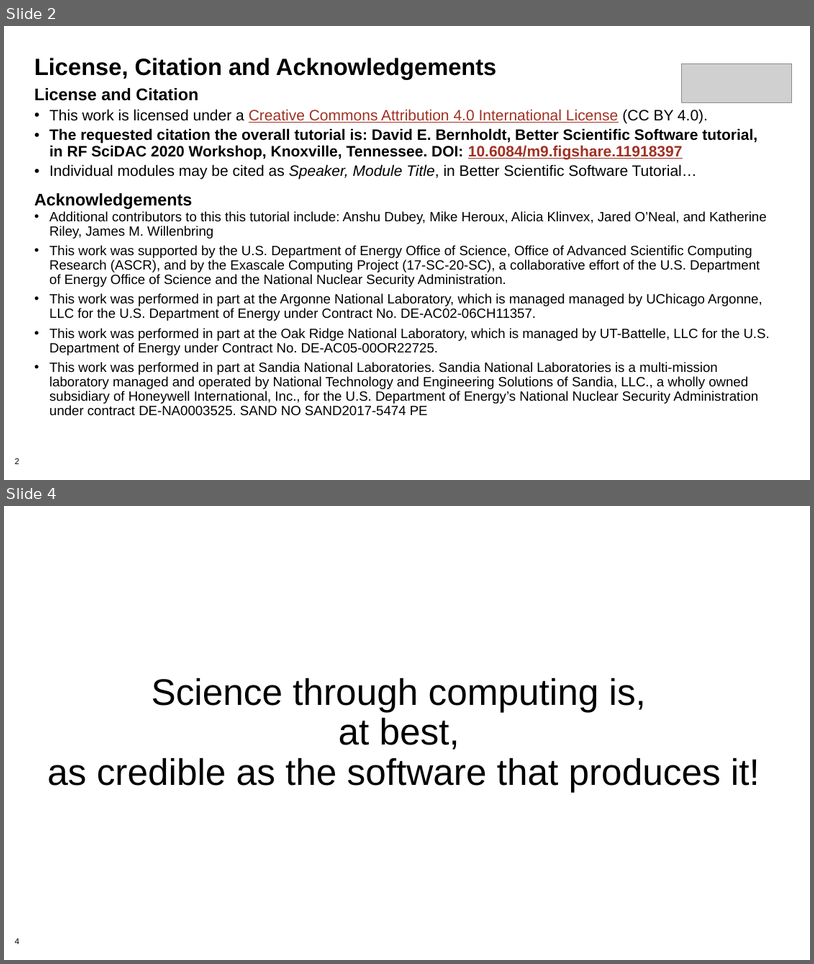
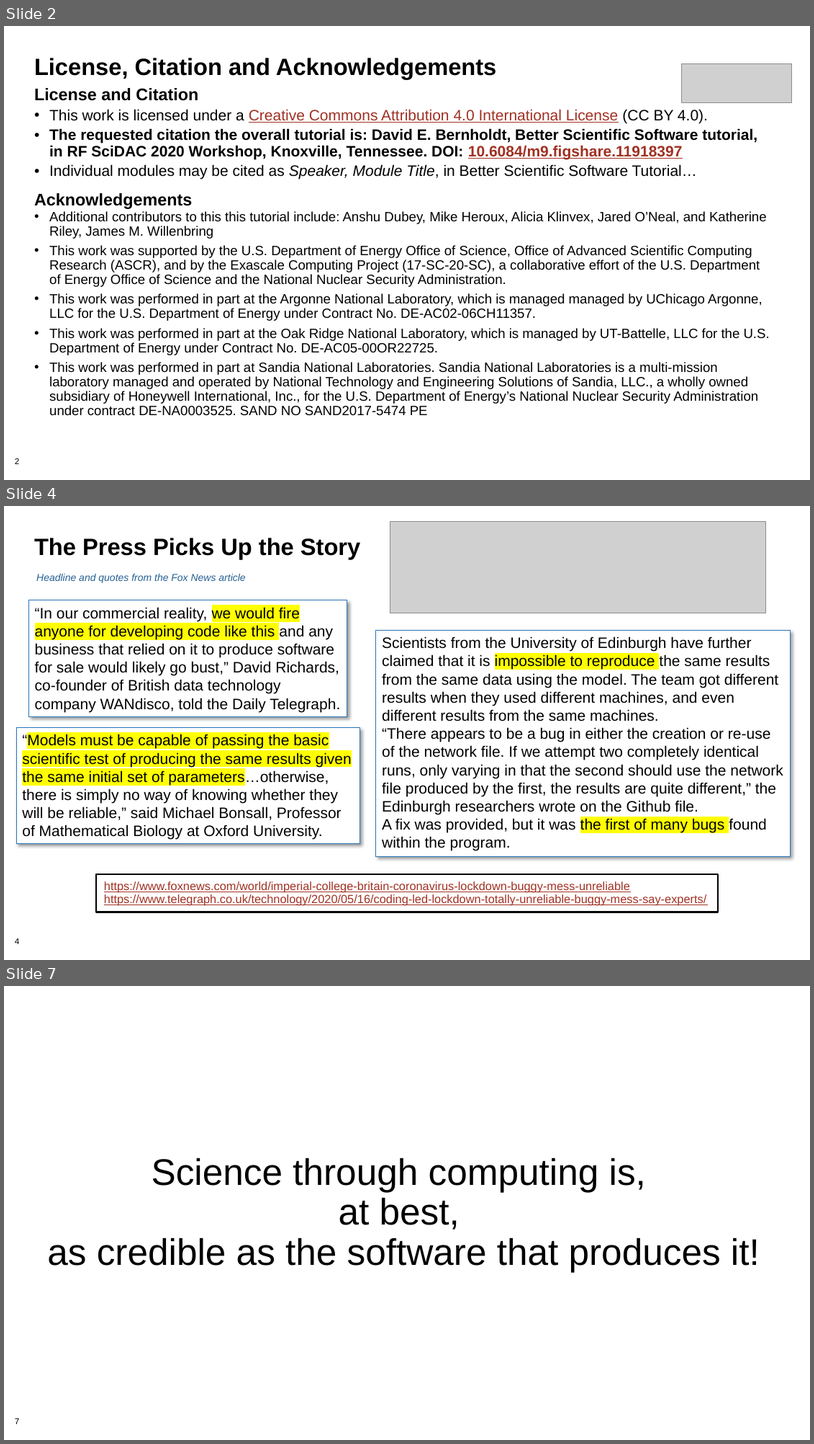
Before and after one commit to betterscientificsoftware/bssw-tutorial, a slide deck: presentations/summary.pptx. Shown one above the other, each under a label of ours: slides 2 and 4 before the commit, slides 2, 4 and 7 after it; the slides between them are not shown. The pictures are 814x964 and 814x1444 pixels, drawn with LibreOffice and Linux fonts; fonts in the diff are those of the drawing; grey boxes stand for pictures; background and template pictures are left out. Boxes give left, top, right and bottom in pixels: in the first picture for what was removed or moved away, otherwise in the second. Text is boxed around its words. In the diff, an @@ line names an element or a change of style, - is before the commit and + after.

```diff
--- a/presentations/summary.pptx
+++ b/presentations/summary.pptx
@@ slide 4 added at [4,506,810,960], background #FFFFFF; not listed: 1 template element that a slide beside it also shows @@
@@ picture added at [390,522,766,613] @@
@@ title added at [34,538,360,559], 28 pt, text #000000, bold @@
+The Press Picks Up the Story
@@ text added at [36,574,245,583], 12 pt, text #266093, italic @@
+Headline and quotes from the Fox News article
@@ rectangle added at [28,600,347,716], fill #FFFFFF, outline #2A75BB 0.75 pt, 18 pt, text #000000 @@
+“In our commercial reality, we would fire anyone for developing code like this and any business that relied on it to produce software for sale would likely go bust,” David Richards, co-founder of British data technology company WANdisco, told the Daily Telegraph.
@@ rectangle added at [376,631,790,857], fill #FFFFFF, outline #2A75BB 0.75 pt, 18 pt, text #000000 @@
+Scientists from the University of Edinburgh have further claimed that it is impossible to reproduce the same results from the same data using the model. The team got different results when they used different machines, and even different results from the same machines.
+“There appears to be a bug in either the creation or re-use of the network file. If we attempt two completely identical runs, only varying in that the second should use the network file produced by the first, the results are quite different,” the Edinburgh researchers wrote on the Github file.
+A fix was provided, but it was the first of many bugs found within the program.
@@ rectangle added at [16,728,360,844], fill #FFFFFF, outline #2A75BB 0.75 pt, 18 pt, text #000000 @@
+“Models must be capable of passing the basic scientific test of producing the same results given the same initial set of parameters…otherwise, there is simply no way of knowing whether they will be reliable,” said Michael Bonsall, Professor of Mathematical Biology at Oxford University.
@@ rectangle added at [96,874,718,912], fill #FFFFFF, outline #000000 2 pt, 14 pt, text #A03123, underline @@
+https://www.foxnews.com/world/imperial-college-britain-coronavirus-lockdown-buggy-mess-unreliable
+https://www.telegraph.co.uk/technology/2020/05/16/coding-led-lockdown-totally-unreliable-buggy-mess-say-experts/
@@ what was slide 4 is now slide 7 @@
@@ page number at [15,1418,19,1424]: text changed @@
-4
+7
```
Also in this commit, not shown: 3 slides changed, 5 other slides added, 1 other file.
